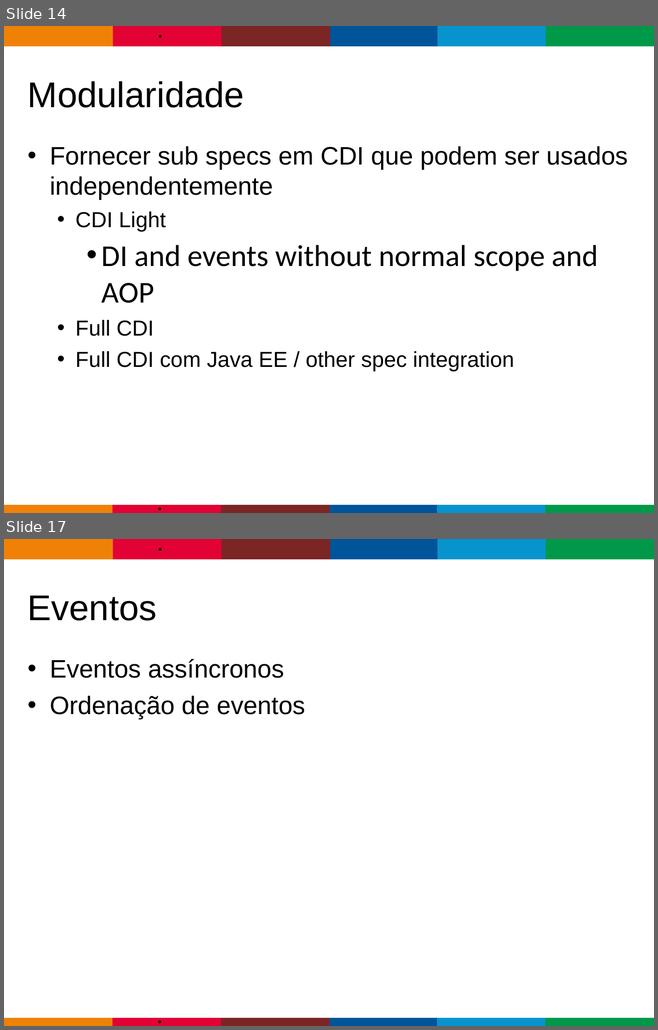
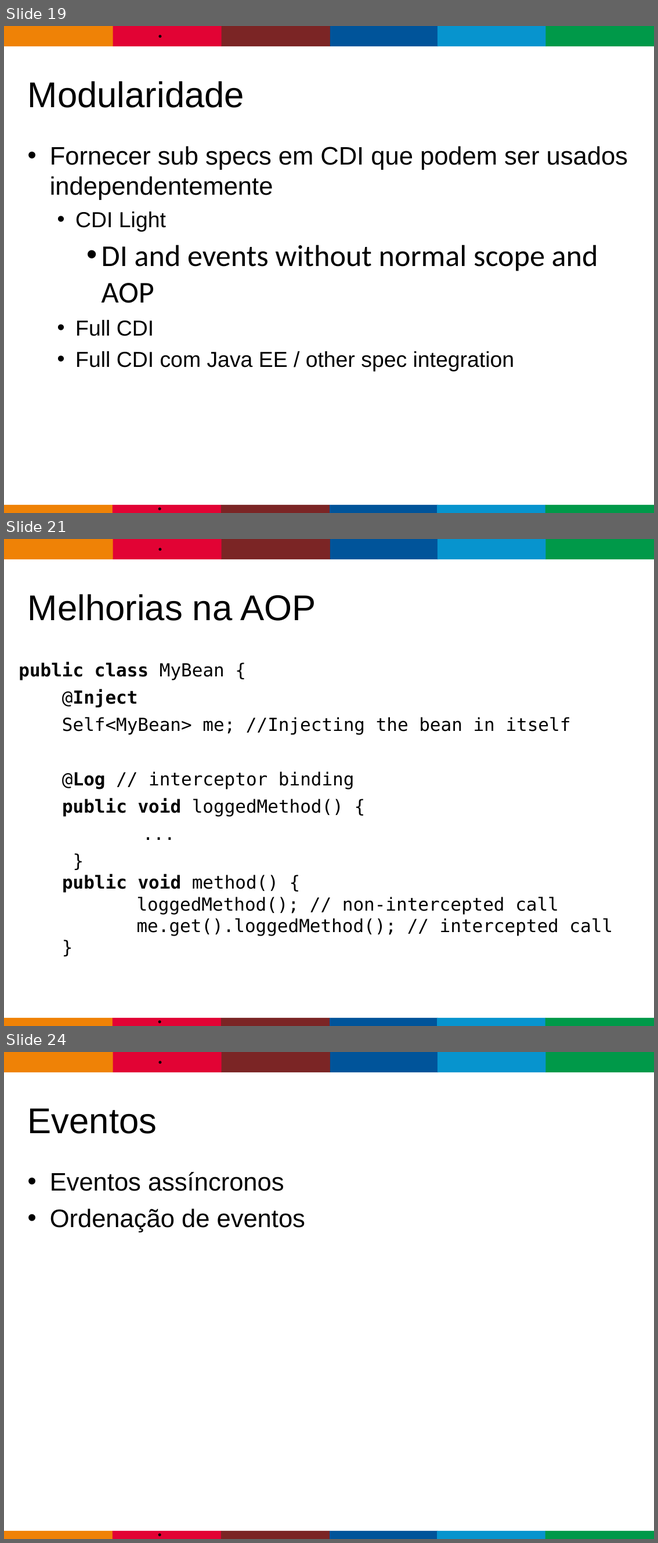
Before and after one commit to gastaldi/talks, a slide deck: CDI/TDC2015/TDC_2015-CDI-2.0.odp. Shown one above the other, each under a label of ours: slides 14 and 17 before the commit, slides 19, 21 and 24 after it; the slides between them are not shown. The pictures are 658x1030 and 658x1543 pixels, drawn with LibreOffice and Linux fonts; fonts in the diff are those of the drawing; background and template pictures are left out. Boxes give left, top, right and bottom in pixels: in the first picture for what was removed or moved away, otherwise in the second. Text is boxed around its words. In the diff, an @@ line names an element or a change of style, - is before the commit and + after.

```diff
--- a/CDI/TDC2015/TDC_2015-CDI-2.0.odp
+++ b/CDI/TDC2015/TDC_2015-CDI-2.0.odp
@@ slide 21 added at (4,539,654,1026), background #FFFFFF; not listed: 13 template elements that a slide beside it also shows @@
@@ title added at (28,594,315,621), 43.7 pt, text #000000 @@
+Melhorias na AOP
@@ text added at (18,661,612,936), 22 pt, text #000000 @@
+public class MyBean {
+@Inject
+Self<MyBean> me; //Injecting the bean in itself
+@Log // interceptor binding
+public void loggedMethod() {
+...
+}
+public void method() {
+loggedMethod(); // non-intercepted call me.get().loggedMethod(); // intercepted call
+}
@@ what was slide 14 is now slide 19 @@
@@ what was slide 17 is now slide 24 @@
```
Also in this commit, not shown: 5 slides changed, 9 other slides added, 4 slides removed.
